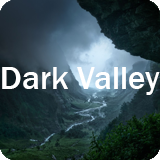
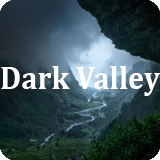
Layer changes from the first 160px x 160px image to the second:
painted on "Dark Valley" over (1, 66, 160, 96)
